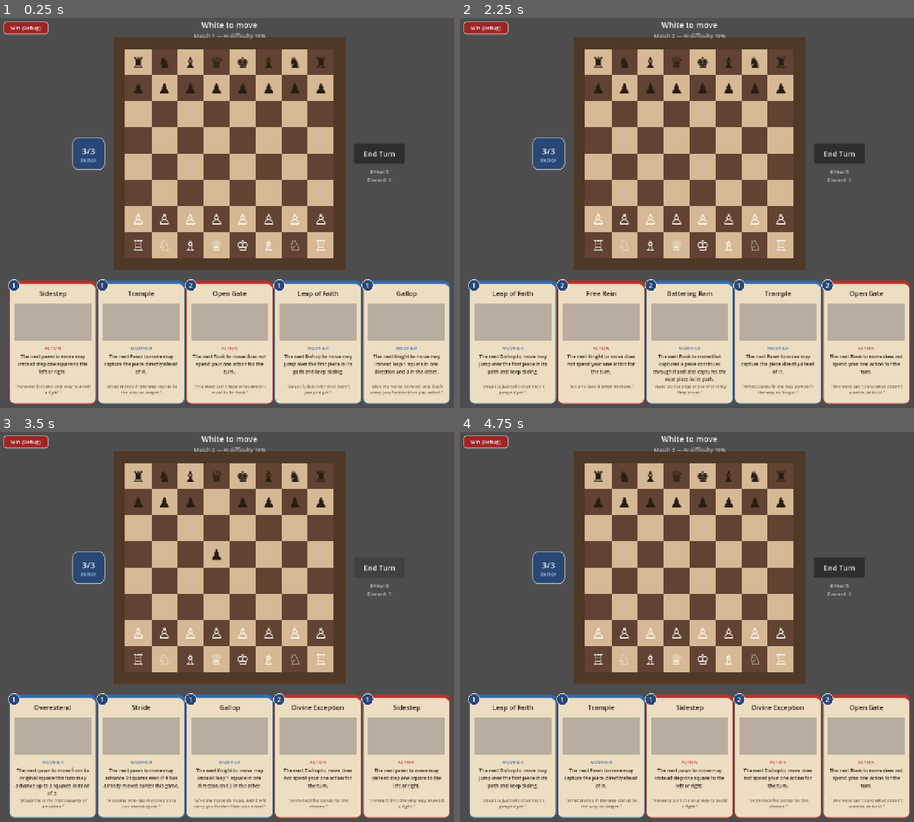
Above: before the commit, frames 1-4 (two rows, left to right).
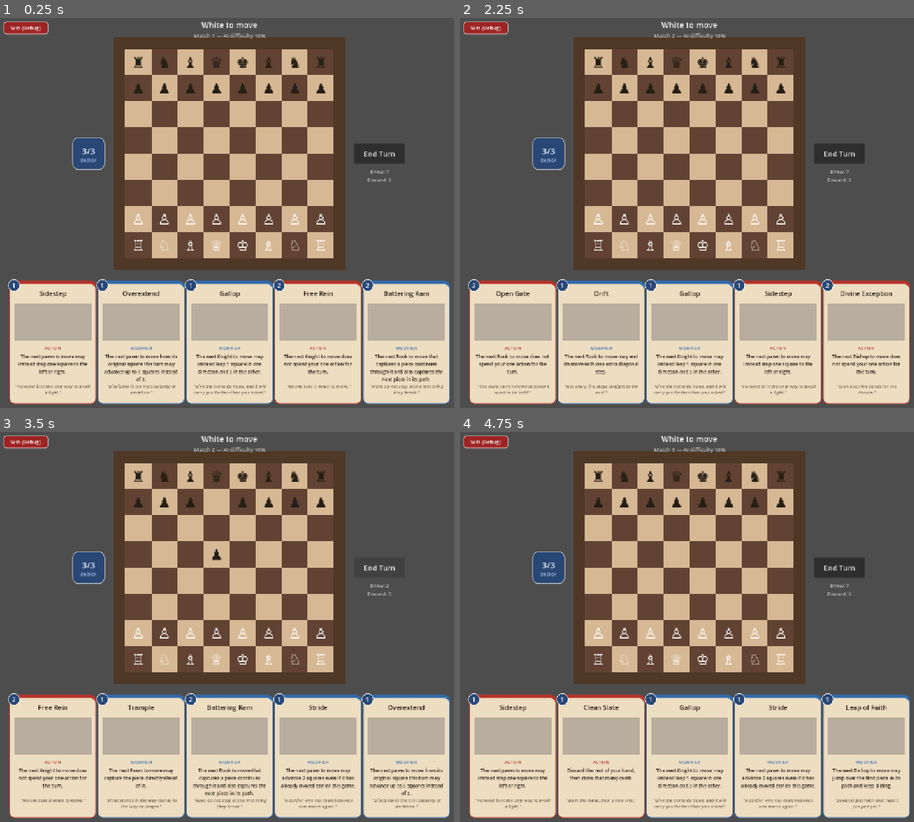
Above: after the commit, the same moments.

Repository: mwc018/ChessDeckbuilder
Game: Godot game, scene res://scenes/Match.tscn
The game is run twice, just before and just after one commit, with the same random seed, the same clock (stepped at 60 frames per second) and the same inputs.
Inputs:
- Up to frame 1 (0.25 s): no input
- Up to frame 2 (2.25 s): click "End Turn" at 0.5 s; click "Win (Debug)" at 1.25 s; click "Skip" at 2 s
- Up to frame 3 (3.5 s): click "End Turn" at 2.75 s
- Up to frame 4 (4.75 s): click "Win (Debug)" at 3.5 s; click "Skip" at 4.25 s

The runs differ from the first frame. In frame 1, 2.6% of the frame differs, in the area x 22-98%, y 38-99%; in frame 2, 3.1%; in frame 3, 3.5%; in frame 4, 3.9%, in the area x 1-100%, y 38-99%.

Commit message:
Add Clean Slate and Drift cards
Clean Slate discards the rest of your hand and draws that many back —
handled in Match.gd rather than Board.gd since it's purely about hand
management, not a chess move. Drift lets the next Rook's move finish with
one extra diagonal step; reuses the king-capture guard from earlier bonus-
capture cards. Also fixes a few stale Match.gd references in CARDS.md left
over from the CardCatalog/RunState refactor.

Co-Authored-By: Claude Sonnet 5 <noreply@anthropic.com>

Diff:
--- /dev/null
+++ b/scenes/cards/CleanSlate.tscn
@@ -0,0 +1,10 @@
+[gd_scene format=3]
+
+[ext_resource type="PackedScene" path="res://scenes/Card.tscn" id="1_card"]
+
+[node name="CleanSlate" instance=ExtResource("1_card")]
+card_name = "Clean Slate"
+cost = 1
+card_type = 0
+description = "Discard the rest of your hand, then draw that many cards."
+flavor_text = "\"Burn the hand. Deal a new one.\""
--- /dev/null
+++ b/scenes/cards/Drift.tscn
@@ -0,0 +1,10 @@
+[gd_scene format=3]
+
+[ext_resource type="PackedScene" path="res://scenes/Card.tscn" id="1_card"]
+
+[node name="Drift" instance=ExtResource("1_card")]
+card_name = "Drift"
+cost = 1
+card_type = 1
+description = "The next Rook to move may end its move with one extra diagonal step."
+flavor_text = "\"Not every line stays straight to the end.\""
--- a/scripts/Board.gd
+++ b/scripts/Board.gd
@@ -215,6 +215,14 @@
 # Dance swap of some other piece), never into a future turn.
 var pending_battering_ram: bool = false
 
+# Set by playing the Drift card; lets the human's own next Rook move end
+# with one extra diagonal step beyond wherever its normal slide would have
+# stopped (see _add_drift_destinations). Same piece-type-specific window as
+# Battering Ram — waits for a Rook actually moving, not just the very next
+# move — and likewise never survives past end_turn(). A Modifier card, not
+# an ACTION — it spends the player's one action like any other Rook move.
+var pending_drift: bool = false
+
 # Set by playing the Gallop card; lets the human's own next Knight move
 # continue 1 additional square in any direction after a non-capturing leap
 # (see _add_gallop_destinations). Like Battering Ram this waits for a Knight
@@ -303,6 +311,7 @@
     pending_open_gate = false
     pending_divine_exception = false
     pending_battering_ram = false
+    pending_drift = false
     pending_gallop = false
     pending_leap_of_faith = false
     energy = MAX_ENERGY
@@ -565,6 +574,7 @@
     pending_open_gate = false
     pending_divine_exception = false
     pending_battering_ram = false
+    pending_drift = false
     pending_gallop = false
     pending_leap_of_faith = false
     selected_piece_coord = ""
@@ -618,6 +628,8 @@
         pending_divine_exception = true
     elif card_name == "Battering Ram" and current_turn == PLAYER_COLOR:
         pending_battering_ram = true
+    elif card_name == "Drift" and current_turn == PLAYER_COLOR:
+        pending_drift = true
     elif card_name == "Gallop" and current_turn == PLAYER_COLOR:
         pending_gallop = true
     elif card_name == "Leap of Faith" and current_turn == PLAYER_COLOR:
@@ -937,12 +949,13 @@
         pending_royal_recall = false
         pending_open_gate = false
         pending_divine_exception = false
-        # Battering Ram, Gallop, and Leap of Faith each wait for the next
-        # move of their own piece type specifically, however many other
-        # moves happen first — spent once that piece moves, whether or not
-        # the bonus was used.
+        # Battering Ram, Drift, Gallop, and Leap of Faith each wait for the
+        # next move of their own piece type specifically, however many
+        # other moves happen first — spent once that piece moves, whether
+        # or not the bonus was used.
         if moving_symbol == "♖":
             pending_battering_ram = false
+            pending_drift = false
         if moving_symbol == "♘":
             pending_gallop = false
         if moving_symbol == "♗":
@@ -1254,6 +1267,8 @@
         _add_strafe_destinations(from_coord, state, is_white, result)
     if pending_battering_ram and symbol == "♖":
         _add_battering_ram_destination(from_coord, state, is_white, result)
+    if pending_drift and symbol == "♖":
+        _add_drift_destinations(from_coord, state, is_white, result)
     if pending_withdrawal and symbol == "♖":
         _add_withdrawal_destinations(from_coord, state, is_white, result)
     if pending_gallop and symbol == "♘":
@@ -1695,6 +1710,41 @@
             paths.append(extra)
     result["destinations"] = destinations
     result["paths"] = paths
+
+# Drift: for each destination the Rook's normal move already has (a slide
+# along its rank/file, capturing or not), also offers the 4 diagonally
+# adjacent squares as additional destinations — the Rook's own straight-line
+# move plus one extra diagonal step at the very end. An empty diagonal
+# square is a valid landing spot; an enemy piece there may be captured
+# (never the king — see _is_king); a friendly piece blocks that one step.
+# Only reachable from _collect_legal_moves_for_piece (the human preview/
+# selection entry point), never from the AI/attack-detection paths, so this
+# can't affect the AI's search or leak the bonus onto the opponent's rooks.
+func _add_drift_destinations(from_coord: String, state: Dictionary, is_white: bool, result: Dictionary) -> void:
+    var destinations: Array[String] = result.get("destinations", [])
+    var diagonal_offsets: Array[Vector2i] = [Vector2i(1, 1), Vector2i(1, -1), Vector2i(-1, 1), Vector2i(-1, -1)]
+    var extra_destinations: Array[String] = []
+
+    for base_coord in destinations.duplicate():
+        var file_index: int = _file_to_index(base_coord.substr(0, 1))
+        var rank_index: int = int(base_coord.substr(1)) - 1
+        for offset in diagonal_offsets:
+            var x: int = file_index + offset.x
+            var y: int = rank_index + offset.y
+            if x < 0 or x >= 8 or y < 0 or y >= 8:
+                continue
+            var coord: String = _index_to_coord(x, y)
+            if coord in destinations or coord in extra_destinations:
+                continue
+            if state.has(coord) and (_is_white_piece(state[coord]) == is_white or _is_king(state[coord])):
+                continue
+            if _move_leaves_king_in_check(from_coord, coord, is_white, state):
+                continue
+            extra_destinations.append(coord)
+
+    for extra in extra_destinations:
+        destinations.append(extra)
+    result["destinations"] = destinations
 
 # The unit step from from_coord to to_coord if they share a rank or file
 # (i.e. a Rook could travel directly between them), otherwise Vector2i.ZERO.
--- a/scripts/CardCatalog.gd
+++ b/scripts/CardCatalog.gd
@@ -27,6 +27,8 @@
     "Absolution": preload("res://scenes/cards/Absolution.tscn"),
     "Return to Court": preload("res://scenes/cards/ReturnToCourt.tscn"),
     "Royal Recall": preload("res://scenes/cards/RoyalRecall.tscn"),
+    "Clean Slate": preload("res://scenes/cards/CleanSlate.tscn"),
+    "Drift": preload("res://scenes/cards/Drift.tscn"),
 }
 
 # The singleton starting deck — one copy of each card a run begins with.
@@ -37,7 +39,7 @@
 # in CARD_SCENES above and fully working, just not part of the starting
 # deck.
 const STARTING_DECK_CARD_NAMES: Array[String] = [
-    "Overextend", "Battering Ram", "Stride", "Gallop", "Trample", "Sidestep", "Free Rein", "Open Gate", "Divine Exception", "Leap of Faith",
+    "Overextend", "Battering Ram", "Stride", "Gallop", "Trample", "Sidestep", "Free Rein", "Open Gate", "Divine Exception", "Leap of Faith", "Clean Slate", "Drift",
 ]
 
 # The pool the victory screen's 3-card draft draws from — exactly the cards
--- a/scripts/Match.gd
+++ b/scripts/Match.gd
@@ -48,11 +48,29 @@
         status_label.text = text
     _update_end_turn_button()
 
-# Each card's actual rule effect is applied by Board itself (the one place
-# that owns board/turn state) — this is just left as a hook for any future
-# non-gameplay reaction to a card being played.
+# Most cards' actual rule effect is applied by Board itself (the one place
+# that owns board/turn state) — Clean Slate is the one exception, since its
+# effect (discard the rest of hand, draw that many back) is purely about
+# the hand, which only Match owns; Board has no idea individual Card nodes
+# exist. card_played fires from Board._drop_data before confirm_played()
+# frees the played card, so it's still in hand_container here — excluded by
+# identity rather than freed along with the rest.
 func _on_card_played(card: Control) -> void:
     print("Card played: ", card.card_name)
+    if card.card_name == "Clean Slate":
+        _resolve_clean_slate(card)
+
+func _resolve_clean_slate(played_card: Control) -> void:
+    if board == null or hand_container == null:
+        return
+    var remaining: Array = []
+    for card in hand_container.get_children():
+        if card != played_card:
+            remaining.append(card)
+    for card in remaining:
+        board.discard_card_name(card.card_name)
+        card.queue_free()
+    _draw_cards(remaining.size())
 
 func _on_energy_changed(energy: int, max_energy: int) -> void:
     if energy_display != null:
@@ -63,9 +81,12 @@
 # move) — draw a fresh 5-card hand to match the energy/action refill Board
 # just did on its own side.
 func _on_turn_started() -> void:
+    _draw_cards(5)
+
+func _draw_cards(count: int) -> void:
     if board == null or hand_container == null:
         return
-    for card_name in board.draw_card_names(5):
+    for card_name in board.draw_card_names(count):
         var scene: PackedScene = CardCatalog.CARD_SCENES.get(card_name)
         if scene == null:
             continue
Not shown, changed: CARDS.md
